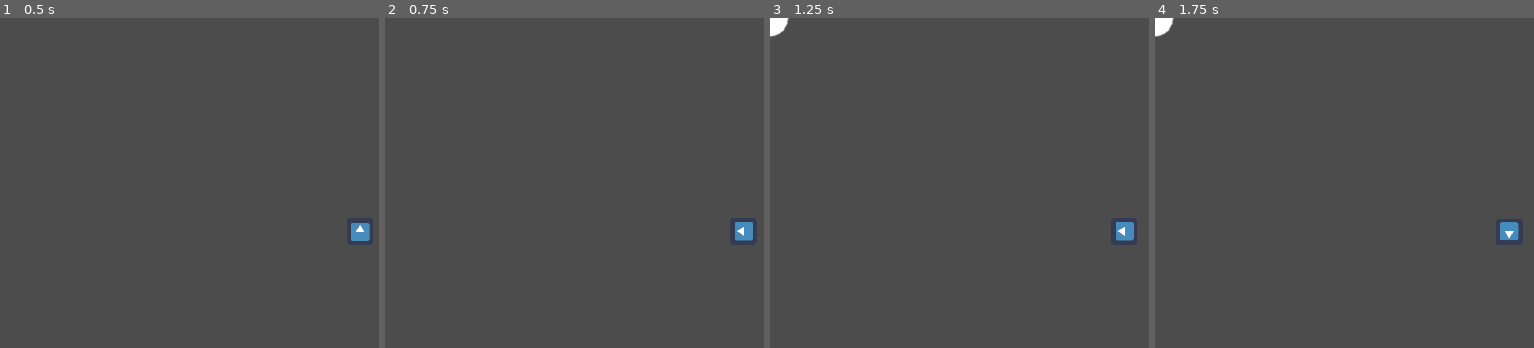
Above: before the commit, frames 1-4 (left to right).
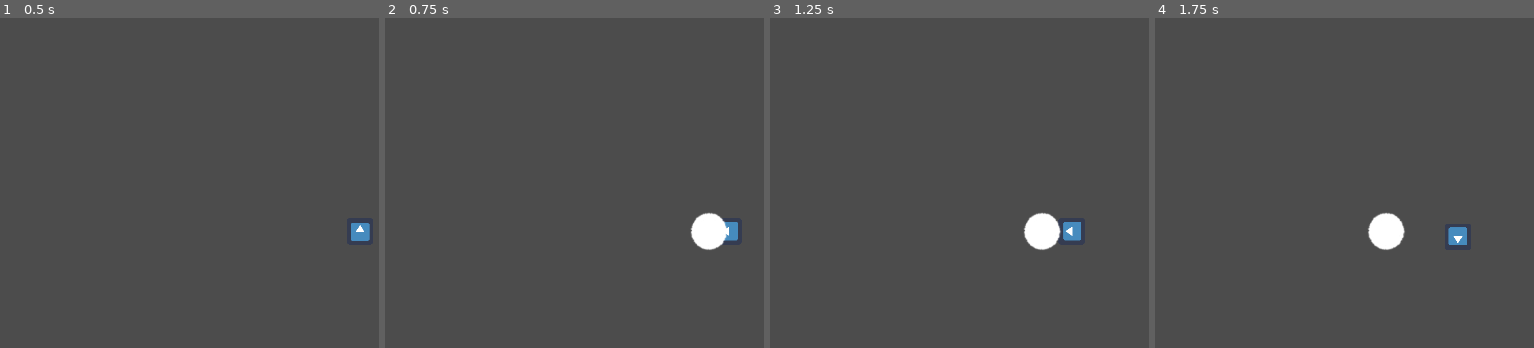
Above: after the commit, the same moments.

Repository: blongty/kingcastlehigh
Game: Godot game, scene res://levels/Node2D.tscn
Same seed, same stepped clock (60 frames per second), same inputs: the game is played once before the commit and once after it. The engine's default icon, where the game draws it, is replaced by a stand-in: a white triangle on a blue panel in a dark square.
Inputs (mouse positions are in pixels of both pictures, inside the frame that each line leads up to):
- Up to frame 1 (0.5 s): no input
- Up to frame 2 (0.75 s): tap Enter at 0.5 s; move the mouse to (outside the picture) at 0.52 s; hold Right (ui_right) from 0.53 s (still down); hold A (A) from 0.53 s (still down); click (outside the picture) at 0.67 s
- Up to frame 3 (1.25 s): keep holding Right (ui_right); keep holding A (A); tap Space (ui_select) at 0.77 s; tap D (D) at 0.8 s
- Up to frame 4 (1.75 s): move the mouse to (1393, 265) at 1.27 s; release Right (ui_right) at 1.28 s; release A (A) at 1.28 s; hold Down (ui_down) from 1.28 s (still down); tap D (D) at 1.35 s; click (1393, 265) at 1.42 s; tap Space (ui_select) at 1.52 s; tap S (S) at 1.55 s

Frame 1 is identical in both runs. In frame 2, 1.2% of the frame differs, in the area x 80-98%, y 59-71%; in frame 3, 1.6%, in the area x 0-97%, y 0-71%; in frame 4, 1.6%.

Commit message:
Tiny fix
Press left button will generate snowball (if you have one).
Currently snowball wont fly

Diff:
--- a/components/objects/Player/Player.gd
+++ b/components/objects/Player/Player.gd
@@ -11,16 +11,16 @@
 
 	if Input.is_action_pressed("W"):
 		rotation_degrees = 0
-		motion.y = -20
+		motion.y = -200
 	elif Input.is_action_pressed("S"):
 		rotation_degrees = 180
-		motion.y = 20
+		motion.y = 200
 	elif Input.is_action_pressed("A"):
 		rotation_degrees = 270
-		motion.x = -20
+		motion.x = -200
 	elif Input.is_action_pressed("D"):
 		rotation_degrees = 90
-		motion.x = 20
+		motion.x = 200
 	else:
 		motion.x = 0
 		motion.y = 0
@@ -45,4 +45,12 @@
 		snowballcount -= 1;
 		bb = bullet.instance();
 		firepoint.add_child(bb);
+
+	if Input.is_action_pressed("shoot") and snowballcount > 0:
+		snowballcount -= 1
+		bb = bullet.instance()
+		firepoint.add_child(bb)
+		bb.position = Vector2(position.x, position.y)
+		bb.set_direction(get_global_mouse_position())
+
 	pass
--- a/project.godot
+++ b/project.godot
@@ -55,6 +55,11 @@
 "events": [ Object(InputEventKey,"resource_local_to_scene":false,"resource_name":"","device":0,"alt":false,"shift":false,"control":false,"meta":false,"command":false,"pressed":false,"scancode":68,"unicode":0,"echo":false,"script":null)
  ]
 }
+shoot={
+"deadzone": 0.5,
+"events": [ Object(InputEventMouseButton,"resource_local_to_scene":false,"resource_name":"","device":0,"alt":false,"shift":false,"control":false,"meta":false,"command":false,"button_mask":0,"position":Vector2( 0, 0 ),"global_position":Vector2( 0, 0 ),"factor":1.0,"button_index":1,"pressed":false,"doubleclick":false,"script":null)
+ ]
+}
 
 [rendering]
 
